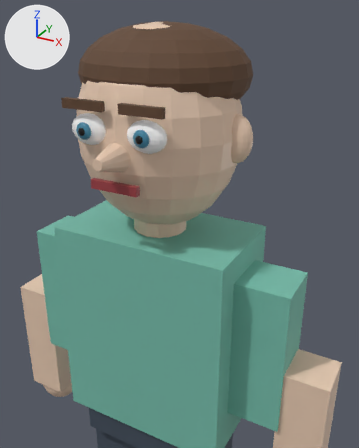
Renders of the glTF model game/assets/models/generated_humanoids/support_01.glb from each side of a commit.
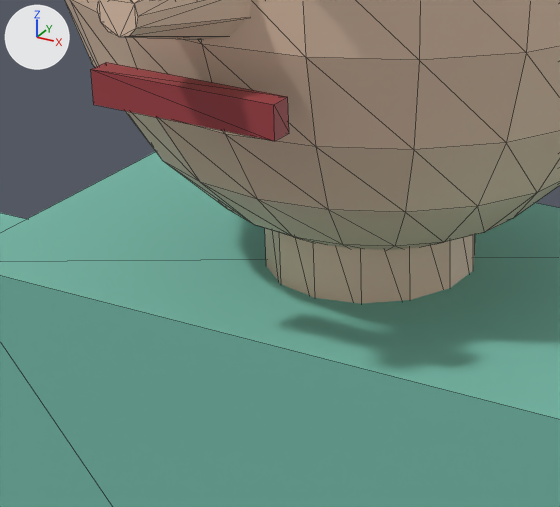
Each version is shown from a 50 mm camera at (0.72, -1.189, 3.008) aimed at (0.161, -0.174, 2.5), then close up on the part from 19% to 58% of the width and 36% to 64% of the height. The axes (+X, +Y, +Z) are drawn at upper left. The lights are the same throughout. The last two pictures show the newer version. The close-ups show mesh edges as thin lines. Vertices at exactly the same position are counted once.

The scene before the commit, as lines of its bpy script (objects in view):
```python
mat_mouth_010 = principled_material('Mouth.010')
mat_mouth_010.base_color = (0.35, 0.05, 0.06)  # red #a03f45
me_cube_166 = bpy.data.meshes.new('Cube.166')
me_cube_166.from_pydata(...)  # a box spanning x -0.28..0.28, y -0.16..0.16, z 0.81..1.49
me_cube_166.materials.append(mat_cloth_010)  # green #76bcaa
me_cube_180 = bpy.data.meshes.new('Cube.180')
me_cube_180.from_pydata(...)  # a box spanning x -0.07..0.07, y -0.228..-0.212, z 1.673..1.697
me_cube_180.materials.append(mat_mouth_010)  # red #a03f45
me_sphere_122 = bpy.data.meshes.new('Sphere.122')
me_sphere_122.from_pydata(...)  # a UV sphere (20 segments, 12 rings, poles along z) spanning x -0.24..0.24, y -0.21..0.21, z 1.51..2.07
me_sphere_122.materials.append(mat_skin_010)  # beige #eacbb3
ob_head = bpy.data.objects.new('Head', me_sphere_122)
ob_head.location = (0.0, 0.0, 0.9)
ob_mouth = bpy.data.objects.new('Mouth', me_cube_180)
ob_mouth.location = (0.0, 0.0, 0.9)
ob_torso = bpy.data.objects.new('Torso', me_cube_166)
ob_torso.location = (0.0, 0.0, 0.9)
# also in view: 'Neck' at (0.0, 0.0, 2.43); 'Nose' at (0.0, -0.235, 2.66)
```
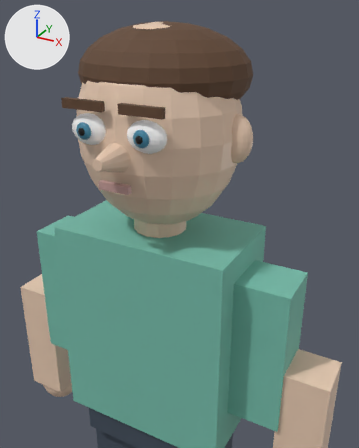
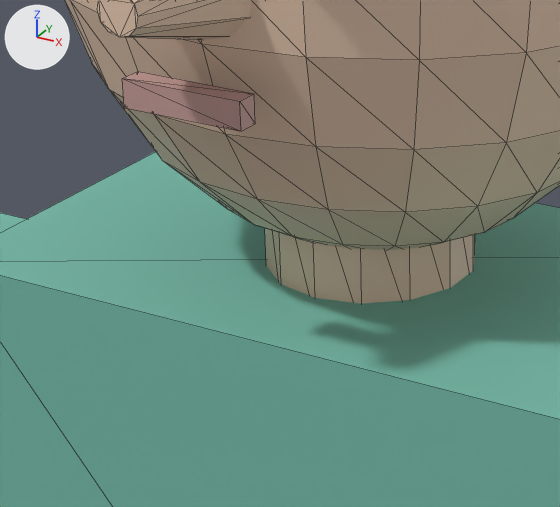
What changed in the scene script:
```text
Change mat_mouth_010:
    mat_mouth_010.base_color: (0.35, 0.05, 0.06) -> (0.55, 0.33, 0.31)  # red #a03f45 -> pink #c49b97
Change me_cube_180:
    used by ob_mouth; location = (0.0, 0.0, 0.9)
    remove me_cube_180.from_pydata(...)  # 8 vertices, 12 faces; spans x -0.07..0.07, y -0.228..-0.212, z 1.673..1.697
    add me_cube_180.from_pydata(...)  # 8 vertices, 12 faces; spans x -0.045..0.045, y -0.228..-0.212, z 1.675..1.695
    me_cube_180 part 1: the whole mesh is scaled about its middle by (0.643, 1, 0.833)
```

Boxes (x1, y1, x2, y2) around the edits, measured in the close-ups (560 x 507 px):
'Mouth', recoloured, rescaled (lighter, 33% narrower, 24% shorter): before (91, 62, 289, 141); after (122, 71, 255, 131)
